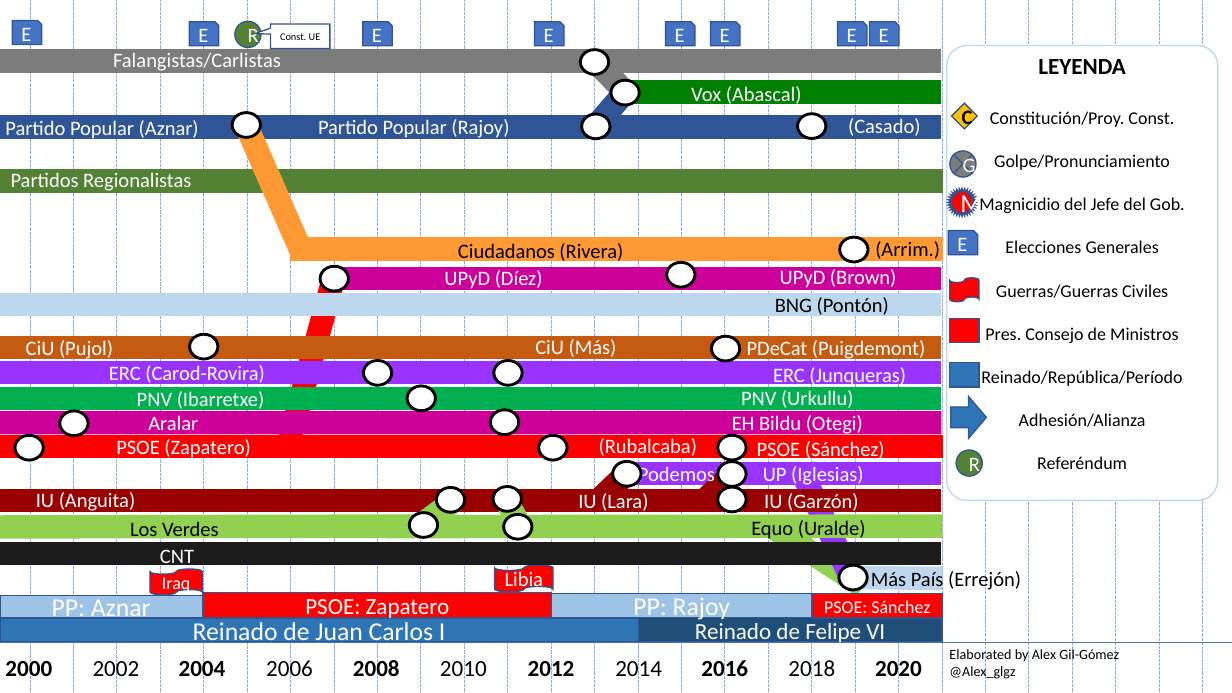
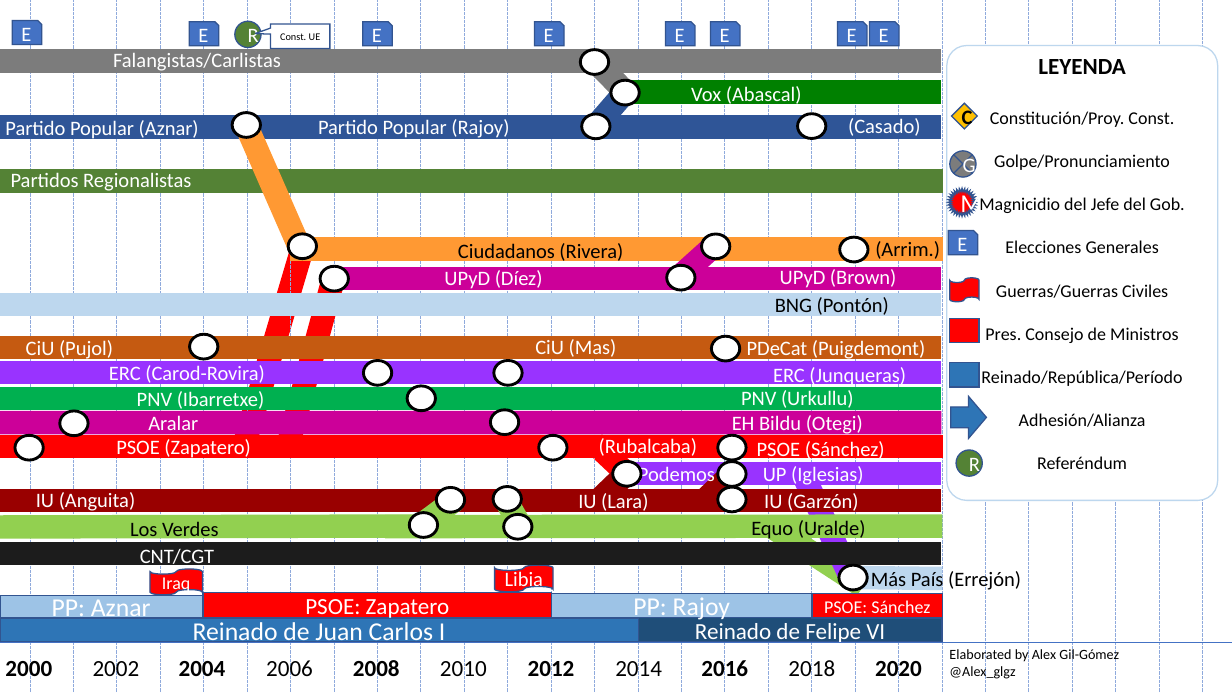
Before and after one commit to Alexggo/Spanish-History-Graph, a slide deck: slide 9 of Timeline.pptx. Drawn at 1232x693 pixels with LibreOffice and Linux fonts; fonts in the diff are those of the drawing. Boxes give left, top, right and bottom in pixels: in the first picture for what was removed or moved away, otherwise in the second. Text is boxed around its words. In the diff, an @@ line names an element or a change of style, - is before the commit and + after.

```diff
--- a/Timeline.pptx
+++ b/Timeline.pptx
@@ ellipse added at bbox=[288, 234, 317, 259], fill #FFFFFF, outline #000000 2.25 pt, 18 pt, text #FFFFFF @@
+0
@@ ellipse added at bbox=[701, 234, 730, 259], fill #FFFFFF, outline #000000 2.25 pt, 18 pt, text #FFFFFF @@
+0
@@ line added from (242, 452) to (303, 245), #FF0000 18.25 pt @@
@@ line added from (681, 275) to (712, 248), #CC0099 18.25 pt @@
@@ text at bbox=[535, 339, 617, 360]: text changed @@
-CiU (Más)
+CiU (Mas)
@@ line added from (630, 477) to (594, 443), #FF0000 18.25 pt @@
@@ text at bbox=[140, 549, 214, 569]: text changed @@
-CNT
+CNT/CGT
```
Also in this commit, not shown: 6 other slides changed, 8 other files.
